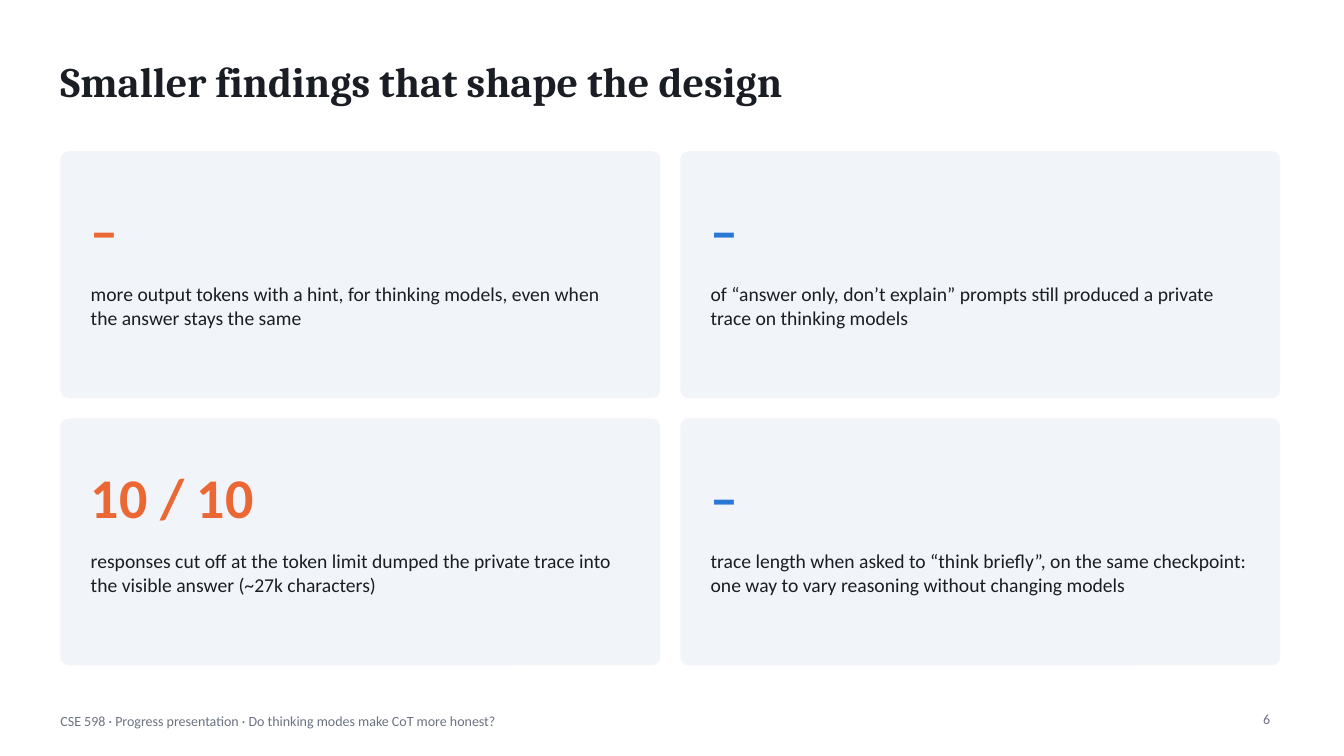
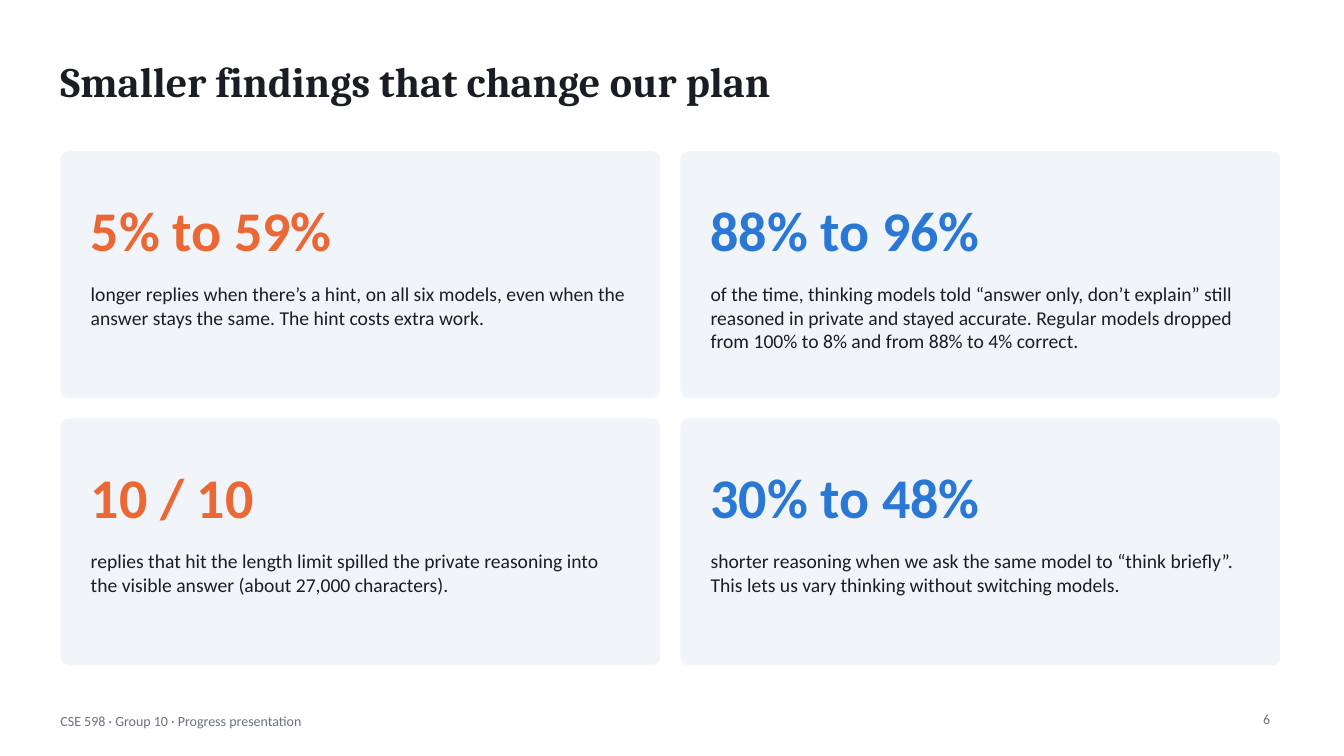
Before and after one commit to shrey-Bish/cse598-cot-faithfulness, a slide deck: slide 6 of presentation/CSE598_progress_presentation.pptx. Drawn at 1344x756 pixels with LibreOffice and Linux fonts; fonts in the diff are those of the drawing. Boxes give left, top, right and bottom in pixels: in the first picture for what was removed or moved away, otherwise in the second. Text is boxed around its words. In the diff, an @@ line names an element or a change of style, - is before the commit and + after.

Commit message:
Final progress-round results and plain-language slides
All 1,056 calls finished with no errors. Slides and READMEs now use the final
numbers and plain wording.

```diff
--- a/presentation/CSE598_progress_presentation.pptx
+++ b/presentation/CSE598_progress_presentation.pptx
@@ title at [60,67,771,107]: text changed @@
-Smaller findings that shape the design
+Smaller findings that change our plan
@@ text at [91,212,331,252]: text changed @@
-–
+5% to 59%
@@ text at [711,212,979,252]: text changed @@
-–
+88% to 96%
@@ text at [91,287,625,328]: text changed @@
-more output tokens with a hint, for thinking models, even when the answer stays the same
+longer replies when there’s a hint, on all six models, even when the answer stays the same. The hint costs extra work.
@@ text at [711,287,1232,348]: text changed @@
-of “answer only, don’t explain” prompts still produced a private trace on thinking models
+of the time, thinking models told “answer only, don’t explain” still reasoned in private and stayed accurate. Regular models dropped from 100% to 8% and from 88% to 4% correct.
@@ text at [711,479,979,519]: text changed @@
-–
+30% to 48%
@@ text at [91,554,598,595]: text changed @@
-responses cut off at the token limit dumped the private trace into the visible answer (~27k characters)
+replies that hit the length limit spilled the private reasoning into the visible answer (about 27,000 characters).
@@ text at [711,554,1233,596]: text changed @@
-trace length when asked to “think briefly”, on the same checkpoint: one way to vary reasoning without changing models
+shorter reasoning when we ask the same model to “think briefly”. This lets us vary thinking without switching models.
@@ text at [60,716,301,729]: text changed @@
-CSE 598 · Progress presentation · Do thinking modes make CoT more honest?
+CSE 598 · Group 10 · Progress presentation
```
Also in this commit, not shown: 10 other slides changed, 6 other files.
